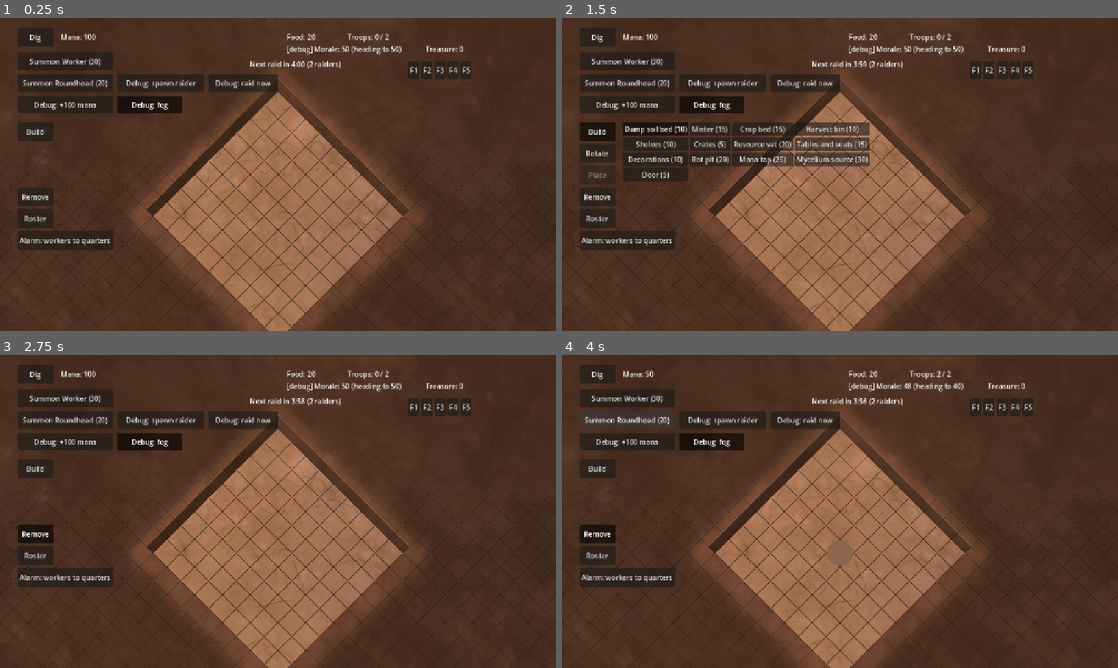
Above: before the commit, frames 1-4 (two rows, left to right).
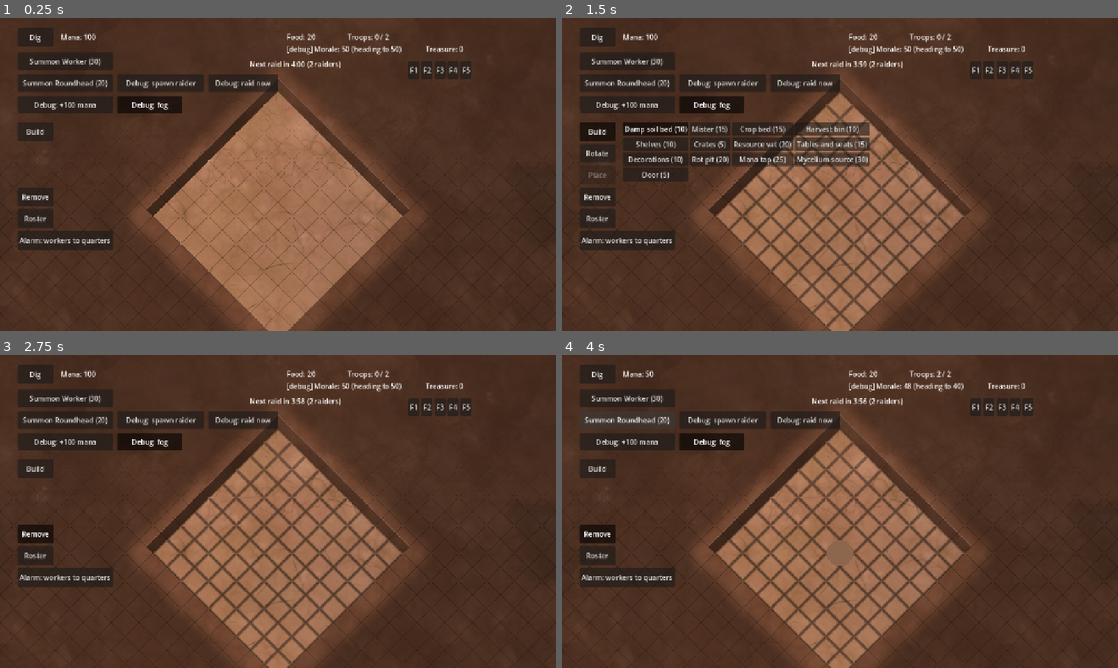
Above: after the commit, the same moments.

Repository: SirSizzle24/mazelord
Game: Godot game, scene res://Scenes/main.tscn
Same seed, same stepped clock (60 frames per second), same inputs: the game is played once before the commit and once after it.
Inputs:
- Up to frame 1 (0.25 s): no input
- Up to frame 2 (1.5 s): click "Dig" at 0.5 s; click "Build" at 1.25 s
- Up to frame 3 (2.75 s): click "Remove" at 2 s
- Up to frame 4 (4 s): click "Summon Worker (30)" at 2.75 s; click "Summon Roundhead (20)" at 3.5 s

The runs differ from the first frame. In frame 1, 1.4% of the frame differs, in the area x 30-70%, y 23-100%; in frame 2, 3.9%; in frame 3, 4.3%, in the area x 27-73%, y 23-100%; in frame 4, 4.2%.

Commit message:
Cell lines only while digging, building or removing

Diff:
--- a/scripts/build_controller.gd
+++ b/scripts/build_controller.gd
@@ -6,6 +6,7 @@
 ## Also keeps the Dig, Build and Remove modes exclusive: turning one on turns the others off.
 
 const TapDetector = preload("res://scripts/tap_detector.gd")
+const SurfaceMaterial = preload("res://scripts/surface_material.gd")
 const DECONSTRUCT_REFUND := 0.5  # share of the cost returned when tearing down a finished item
 
 @export var grid: Node2D
@@ -61,12 +62,14 @@
 	if toggled_on:
 		dig_button.button_pressed = false  # only one mode at a time
 		remove_button.button_pressed = false
+	_update_lines()
 
 
 func _on_dig_toggled(toggled_on: bool) -> void:
 	if toggled_on:
 		build_button.button_pressed = false
 		remove_button.button_pressed = false
+	_update_lines()
 
 
 func _on_remove_toggled(toggled_on: bool) -> void:
@@ -74,6 +77,12 @@
 	if toggled_on:
 		dig_button.button_pressed = false
 		build_button.button_pressed = false
+	_update_lines()
+
+
+## Cell lines show only while a mode that works on cells is on: digging, building or removing.
+func _update_lines() -> void:
+	SurfaceMaterial.show_lines(build_mode or remove_mode or dig_button.button_pressed)
 
 
 func _process(_delta: float) -> void:
--- a/scripts/surface.gdshader
+++ b/scripts/surface.gdshader
@@ -28,6 +28,10 @@
 uniform float cell_size = 64.0;  // a cell's width in pixels
 uniform float memory_brightness = 0.45;  // how bright remembered walls are, compared with lit ones
 
+// Cell lines, for digging and building. Ground and fog only (walls never get them).
+uniform bool show_lines = false;
+uniform float line_darken = 0.35;  // how much darker a line is than the ground under it
+
 varying vec2 world;
 
 void vertex() {
@@ -56,6 +60,19 @@
 	return smoothstep(0.0, 1.0, texture(vis_tex, (cell + vec2(0.5)) / grid_cells).r);
 }
 
+// How much of a cell line is here, from 0 to 1. Lines stay about one screen pixel wide at any zoom,
+// and fade out when zoomed so far out that cells are only a few pixels across.
+float cell_lines(vec2 at) {
+	vec2 scaled = at / (cell_size * 0.5);
+	vec2 cell = vec2(scaled.x + scaled.y, scaled.y - scaled.x) * 0.5 + vec2(0.5);  // edges at whole numbers
+	vec2 to_edge = abs(fract(cell + 0.5) - 0.5);  // distance to the nearest edge, in cells
+	vec2 per_pixel = max(fwidth(cell), vec2(0.00001));  // how many cells one screen pixel spans
+	vec2 pixels = to_edge / per_pixel;  // distance to the nearest edge, in screen pixels
+	float line = 1.0 - smoothstep(0.5, 1.5, min(pixels.x, pixels.y));
+	float fade = 1.0 - smoothstep(0.08, 0.2, max(per_pixel.x, per_pixel.y));
+	return line * fade;
+}
+
 void fragment() {
 	vec4 base = texture(TEXTURE, UV);  // the tile's tint: white, a gray for memory or shading, or a hue
 	vec3 surface = blended(top_tex, world / top_scale, world);
@@ -79,6 +96,9 @@
 	color *= 1.0 - macro_strength / 2.0 + macro_strength * bright;
 	color *= vec3(1.0) + hue_strength * (warm - 0.5) * vec3(2.0, 0.0, -2.0);
 	color += ridge * ridge_highlight;
+	if (show_lines && !use_mask) {
+		color *= 1.0 - line_darken * cell_lines(world);
+	}
 	float alpha = base.a;
 	if (fog_mode == 1) {
 		alpha *= 1.0 - visibility(world);  // the flat fog fades away where troops can see
--- a/scripts/surface_material.gd
+++ b/scripts/surface_material.gd
@@ -6,6 +6,7 @@
 const Surface = preload("res://scripts/surface.gdshader")
 
 static var _textures: Dictionary = {}  # made once and shared by every layer
+static var _lined: Array = []  # the ground and fog materials, which can show cell lines
 
 
 ## A material for a layer. Walls pass their mask; ground and fog pass null (everything is top).
@@ -19,7 +20,15 @@
 	material.set_shader_parameter("top_tex", _texture(top, 0.02))
 	material.set_shader_parameter("face_tex", _texture("wall_face", 0.03))
 	material.set_shader_parameter("macro_tex", _texture("macro", 0.006))
+	if mask == null:
+		_lined.append(material)
 	return material
+
+
+## Shows or hides the cell lines on the ground and fog (on while digging, building or removing).
+static func show_lines(on: bool) -> void:
+	for material in _lined:
+		material.set_shader_parameter("show_lines", on)
 
 
 ## Placeholder colors for each texture, darkest to lightest, until your paintings replace them.
--- a/scripts/tile_textures.gd
+++ b/scripts/tile_textures.gd
@@ -1,6 +1,6 @@
 extends RefCounted
 ## Builds placeholder tile textures in code, so the grid can use Godot's TileMapLayer before there's any
-## art: one diamond per kind of ground, filled with its color and outlined, side by side in one image
+## art: one diamond per kind of ground, filled with its color, side by side in one image
 ## (an "atlas"). Your Blender renders will replace these.
 
 
@@ -11,14 +11,13 @@
 	var image := Image.create(size * colors.size(), size, false, Image.FORMAT_RGBA8)
 	var half := size / 2.0
 	for i in colors.size():
-		var fill: Color = colors[i]
-		var edge: Color = fill.darkened(0.35)
+		var fill: Color = colors[i]  # no outline: the shader draws cell lines, only when you need them
 		for px in size:
 			for py in size:
 				# Distance from the center in "diamond" terms: inside the diamond when it's at most half.
 				var d := absf(px + 0.5 - half) + absf(py + 0.5 - half)
 				if d <= half:
-					image.set_pixel(i * size + px, py, edge if d > half - 1.5 else fill)
+					image.set_pixel(i * size + px, py, fill)
 
 	var source := TileSetAtlasSource.new()
 	source.texture = ImageTexture.create_from_image(image)
